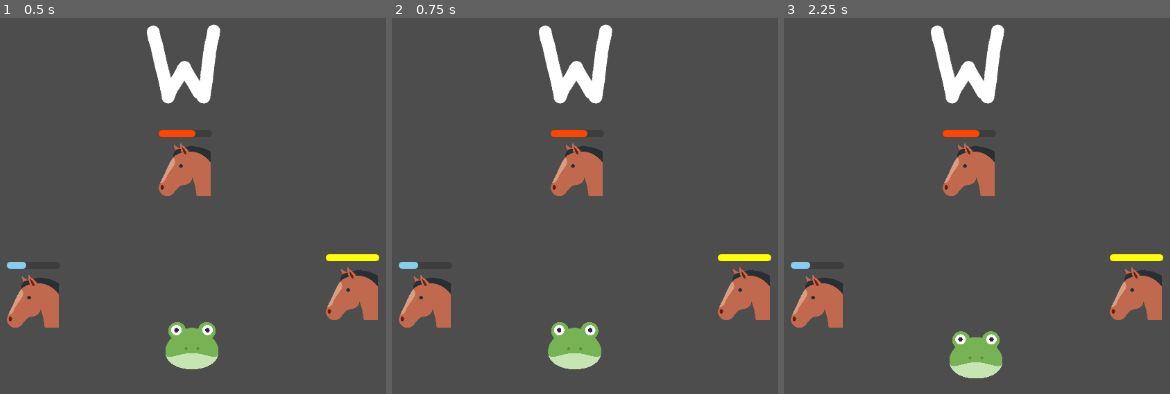
Above: before the commit, frames 1-3 (left to right).
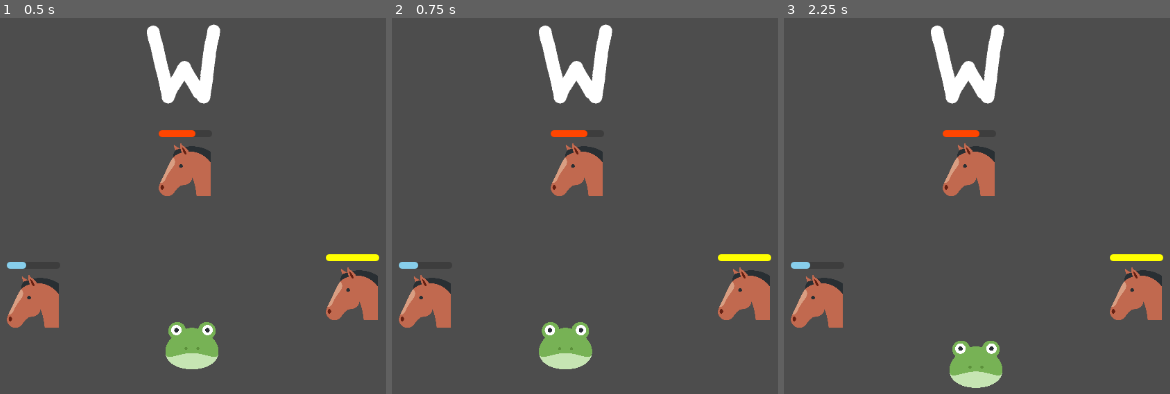
Above: after the commit, the same moments.

Repository: alexcavadora/alex-isaac-implementation
Game: Godot game, scene res://scenes/main_scene.tscn
Two runs of this game, one before a commit and one after it. Both use one fixed random seed, a clock stepped at 60 frames per second and the inputs below. The project has no main scene, so this scene is started directly.
Inputs:
- Up to frame 1 (0.5 s): no input
- Up to frame 2 (0.75 s): tap Enter at 0.5 s; tap A (a_press) at 0.6 s
- Up to frame 3 (2.25 s): tap Space at 1.25 s; tap D (d_press) at 1.35 s; tap Enter at 2 s; tap S (s_press) at 2.1 s

Frame 1 is identical in both runs. In frame 2, 0.9% of the frame differs, in the area x 38-55%, y 80-94%; in frame 3, 1.2%, in the area x 42-57%, y 83-99%.

Commit message:
Some hotfixees
- Changed name of hurtbox to hitbox (Script, Scene and Class)
- Enemy morphed UID
- Changed player speed on main sccene
- Player changed UID
- Simplified projectile tree

Diff:
--- a/scenes/Projectile.tscn
+++ b/scenes/Projectile.tscn
@@ -3,16 +3,19 @@
 [ext_resource type="Script" uid="uid://m8wljx2lb04b" path="res://scripts/objects/projectile.gd" id="1_q3m7n"]
 [ext_resource type="Texture2D" uid="uid://b8cljx30m6u2h" path="res://resources/sprites/projectiles/projectile.png" id="2_softn"]
 
-[sub_resource type="CircleShape2D" id="CircleShape2D_kdm4f"]
+[sub_resource type="CircleShape2D" id="CircleShape2D_q3m7n"]
 radius = 5.0
 
-[node name="Projectile" type="Area2D"]
+[node name="Projectile" type="Node2D"]
 script = ExtResource("1_q3m7n")
 rotation_deg = 30.0
 
-[node name="CollisionShape2D" type="CollisionShape2D" parent="."]
-shape = SubResource("CircleShape2D_kdm4f")
+[node name="Sprite" type="Sprite2D" parent="."]
+rotation = -3.14159
+scale = Vector2(0.015, 0.015)
+texture = ExtResource("2_softn")
 
-[node name="Sprite" type="Sprite2D" parent="."]
-scale = Vector2(-0.015, -0.015)
-texture = ExtResource("2_softn")
+[node name="HurtboxComponent" type="Area2D" parent="."]
+
+[node name="CollisionShape" type="CollisionShape2D" parent="HurtboxComponent"]
+shape = SubResource("CircleShape2D_q3m7n")
--- a/scenes/components/hurtbox_component.tscn
+++ b/scenes/components/hitbox_component.tscn
@@ -5,7 +5,7 @@
 [sub_resource type="CircleShape2D" id="CircleShape2D_5rxpd"]
 radius = 39.0512
 
-[node name="HurtboxComponent" type="Area2D"]
+[node name="HitboxComponent" type="Area2D"]
 script = ExtResource("1_trd8p")
 
 [node name="CollisionShape2D" type="CollisionShape2D" parent="."]
--- a/scenes/enemy.tscn
+++ b/scenes/enemy.tscn
@@ -2,7 +2,7 @@
 
 [ext_resource type="PackedScene" uid="uid://csnaae5ardb3a" path="res://scenes/components/health_component.tscn" id="1_md0e3"]
 [ext_resource type="Texture2D" uid="uid://4nhd36iisnkx" path="res://resources/sprites/entities/enemy.png" id="2_4ra3w"]
-[ext_resource type="PackedScene" uid="uid://ctpib5py0hd2d" path="res://scenes/components/hurtbox_component.tscn" id="4_5uy6h"]
+[ext_resource type="PackedScene" uid="uid://ctpib5py0hd2d" path="res://scenes/components/hitbox_component.tscn" id="4_5uy6h"]
 
 [sub_resource type="StyleBoxFlat" id="StyleBoxFlat_4ra3w"]
 content_margin_left = 2.0
--- a/scenes/main_scene.tscn
+++ b/scenes/main_scene.tscn
@@ -44,6 +44,7 @@
 
 [node name="Player" parent="." instance=ExtResource("2_pu3yx")]
 position = Vector2(581, 509)
+speed = 400
 
 [node name="Flag" parent="." instance=ExtResource("3_gubc5")]
 position = Vector2(570, 103)
--- a/scenes/player.tscn
+++ b/scenes/player.tscn
@@ -3,7 +3,7 @@
 [ext_resource type="Texture2D" uid="uid://dfjtoakgwqjgu" path="res://resources/sprites/entities/player.png" id="1_3vyb7"]
 [ext_resource type="Script" uid="uid://c81q0t0fqvfqu" path="res://scripts/characters/player.gd" id="1_g2els"]
 [ext_resource type="PackedScene" uid="uid://csnaae5ardb3a" path="res://scenes/components/health_component.tscn" id="3_dqkch"]
-[ext_resource type="PackedScene" uid="uid://ctpib5py0hd2d" path="res://scenes/components/hurtbox_component.tscn" id="4_qlg0r"]
+[ext_resource type="PackedScene" uid="uid://ctpib5py0hd2d" path="res://scenes/components/hitbox_component.tscn" id="4_qlg0r"]
 
 [sub_resource type="RectangleShape2D" id="RectangleShape2D_g2els"]
 size = Vector2(63, 61)
--- a/scenes/projectile.tscn
+++ b/scenes/projectile.tscn
@@ -3,16 +3,19 @@
 [ext_resource type="Script" uid="uid://m8wljx2lb04b" path="res://scripts/objects/projectile.gd" id="1_q3m7n"]
 [ext_resource type="Texture2D" uid="uid://b8cljx30m6u2h" path="res://resources/sprites/projectiles/projectile.png" id="2_softn"]
 
-[sub_resource type="CircleShape2D" id="CircleShape2D_kdm4f"]
+[sub_resource type="CircleShape2D" id="CircleShape2D_q3m7n"]
 radius = 5.0
 
-[node name="Projectile" type="Area2D"]
+[node name="Projectile" type="Node2D"]
 script = ExtResource("1_q3m7n")
 rotation_deg = 30.0
 
-[node name="CollisionShape2D" type="CollisionShape2D" parent="."]
-shape = SubResource("CircleShape2D_kdm4f")
+[node name="Sprite" type="Sprite2D" parent="."]
+rotation = -3.14159
+scale = Vector2(0.015, 0.015)
+texture = ExtResource("2_softn")
 
-[node name="Sprite" type="Sprite2D" parent="."]
-scale = Vector2(-0.015, -0.015)
-texture = ExtResource("2_softn")
+[node name="HurtboxComponent" type="Area2D" parent="."]
+
+[node name="CollisionShape" type="CollisionShape2D" parent="HurtboxComponent"]
+shape = SubResource("CircleShape2D_q3m7n")
--- a/scripts/components/hitbox_component.gd
+++ b/scripts/components/hitbox_component.gd
@@ -1,9 +1,9 @@
 extends Area2D
-class_name HurtboxComponent
+class_name HitboxComponent
+
 @export var health_comp : HealthComponent
 @export var can_get_hit : bool
 @export var can_heal : bool
-
 
 func _on_area_entered(area: Area2D) -> void:
 	if health_comp != null:
